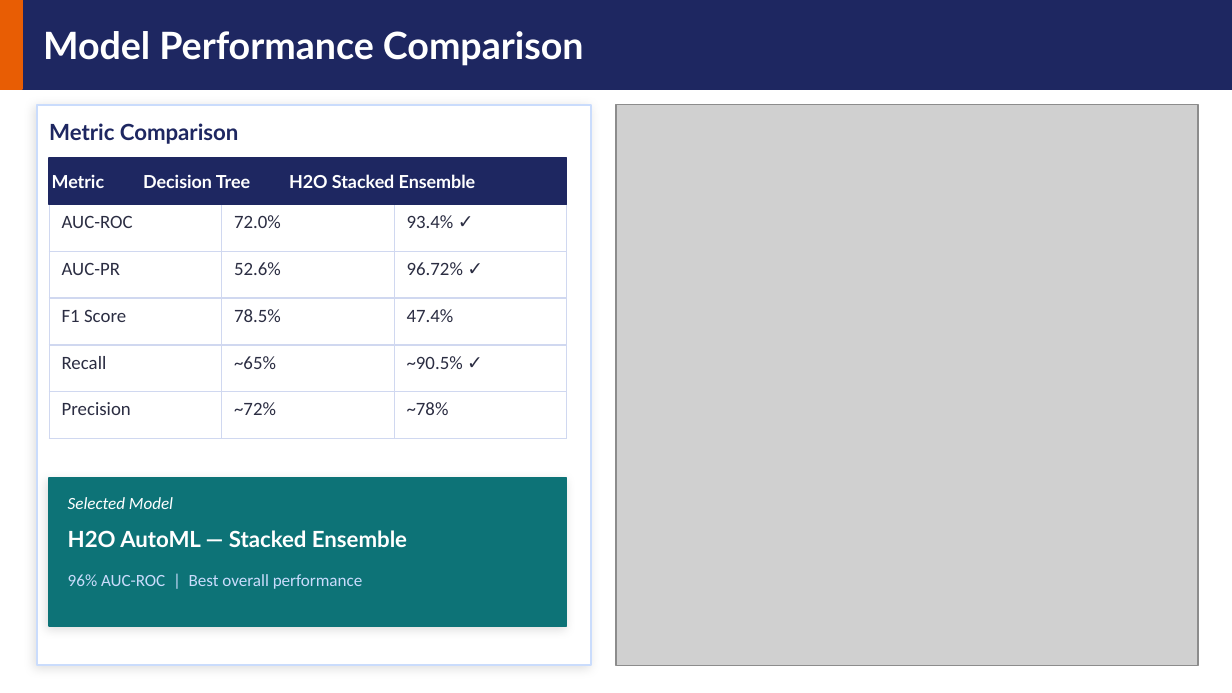
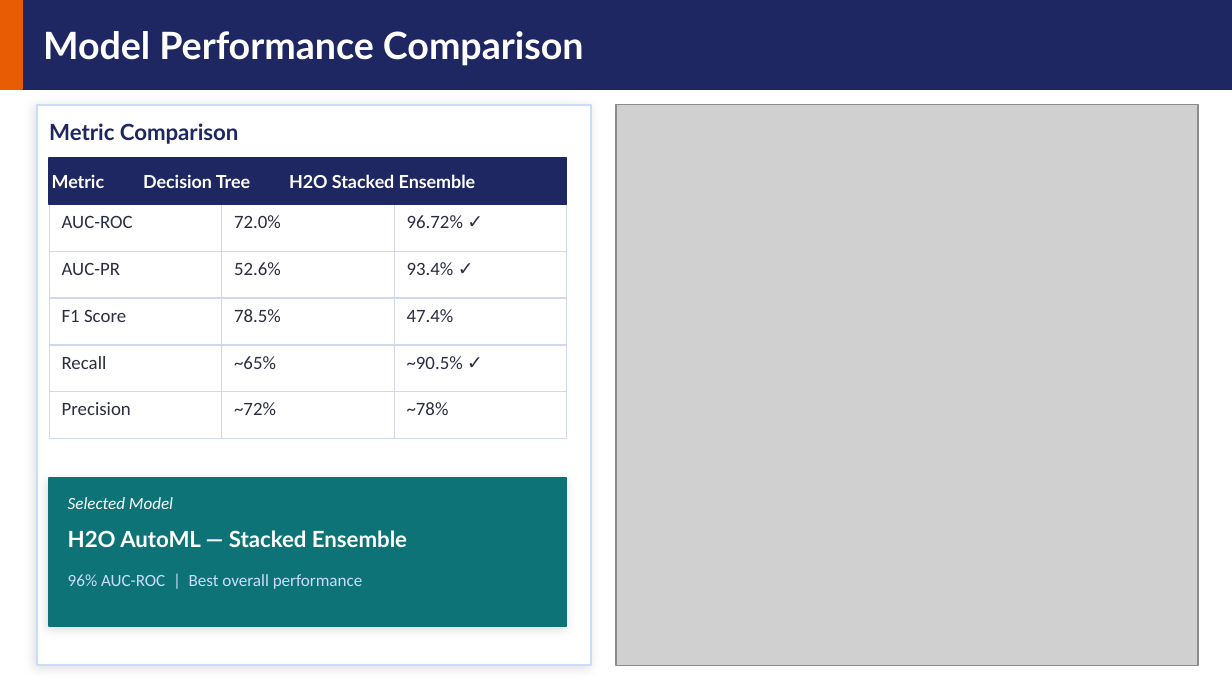
Before and after one commit to EllaN12/Customer_Churn_Analysis, a slide deck: slide 5 of Customer_Churn_Final.pptx. Drawn at 1232x693 pixels with LibreOffice and Linux fonts; fonts in the diff are those of the drawing; grey boxes stand for pictures. Boxes give left, top, right and bottom in pixels: in the first picture for what was removed or moved away, otherwise in the second. Text is boxed around its words. In the diff, an @@ line names an element or a change of style, - is before the commit and + after.

```diff
--- a/Customer_Churn_Final.pptx
+++ b/Customer_Churn_Final.pptx
@@ table at box(49, 158, 567, 439) @@
-row 2, column 3: 93.4% ✓
+row 2, column 3: 96.72% ✓
-row 3, column 3: 96.72% ✓
+row 3, column 3: 93.4% ✓
```
Also in this commit, not shown: 3 other slides changed.
